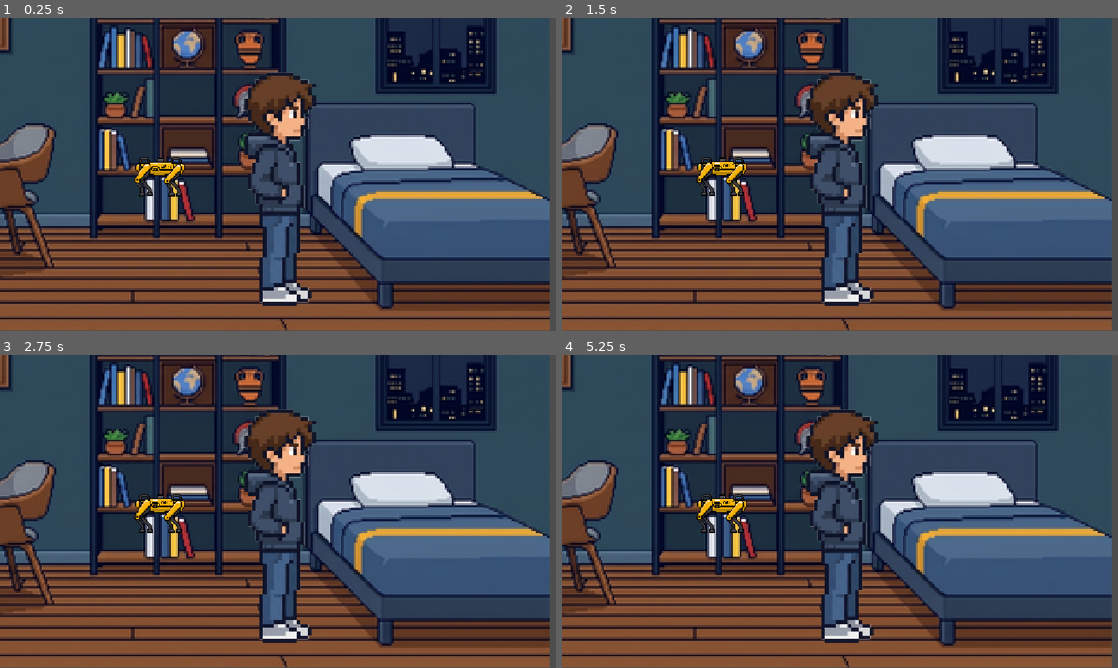
Above: before the commit, frames 1-4 (two rows, left to right).
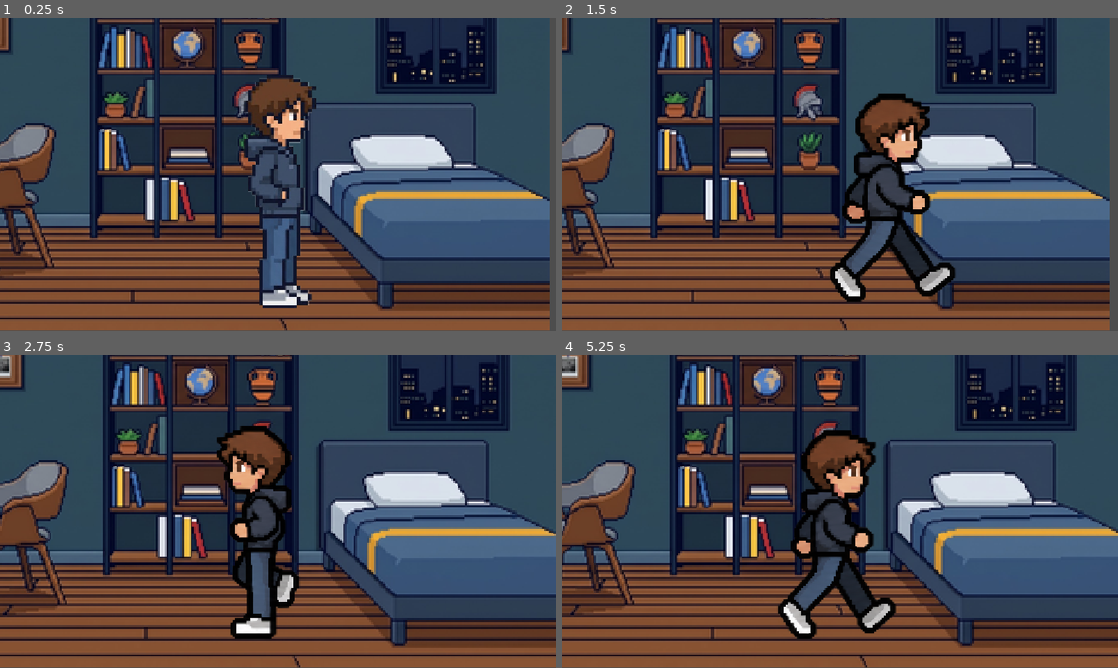
Above: after the commit, the same moments.

Repository: alexnikoghosyan/Ctrl-Z
Game: Godot game, scene res://scene/intro.tscn
Same seed, same stepped clock (60 frames per second), same inputs: the game is played once before the commit and once after it.
Inputs:
- Up to frame 1 (0.25 s): no input
- Up to frame 2 (1.5 s): tap Enter at 0.5 s; hold Right (Right) from 0.53 s (still down); tap E (E) at 0.6, 1.35 s
- Up to frame 3 (2.75 s): release Right (Right) at 2.03 s; hold Left (Left) from 2.03 s (still down); tap E (E) at 2.1 s
- Up to frame 4 (5.25 s): release Left (Left) at 2.78 s; hold Right (Right) 2.78-4.28 s; tap E (E) every 0.75 s from 2.85 to 5.1 s; hold Left (Left) 4.28-5.03 s; hold Right (Right) from 5.03 s (still down)

The runs differ from the first frame. In frame 1, 2.6% of the frame differs, in the area x 24-57%, y 17-93%; in frame 2, 21%; in frame 3, 31%; in frame 4, 35%, in the area x 0-100%, y 0-100%.
Error before the commit: Parse Error: Invalid numeric notation. (res://scene/character_body_2d.gd:6)

Commit message:
test2

Diff:
--- a/scene/character_body_2d.gd
+++ b/scene/character_body_2d.gd
@@ -3,7 +3,7 @@
 const WALK_SPEED := 150.0
 const RUN_SPEED := 200.0
 const DOUBLE_TAP_WINDOW := 0.3
-const DOG_FOLLOW_DELAY := 0.3dssdf2
+const DOG_FOLLOW_DELAY := 0.32
 const DOG_FOLLOW_DISTANCE := 160.0
 const DOG_FOLLOW_SPEED := 520.0
 
